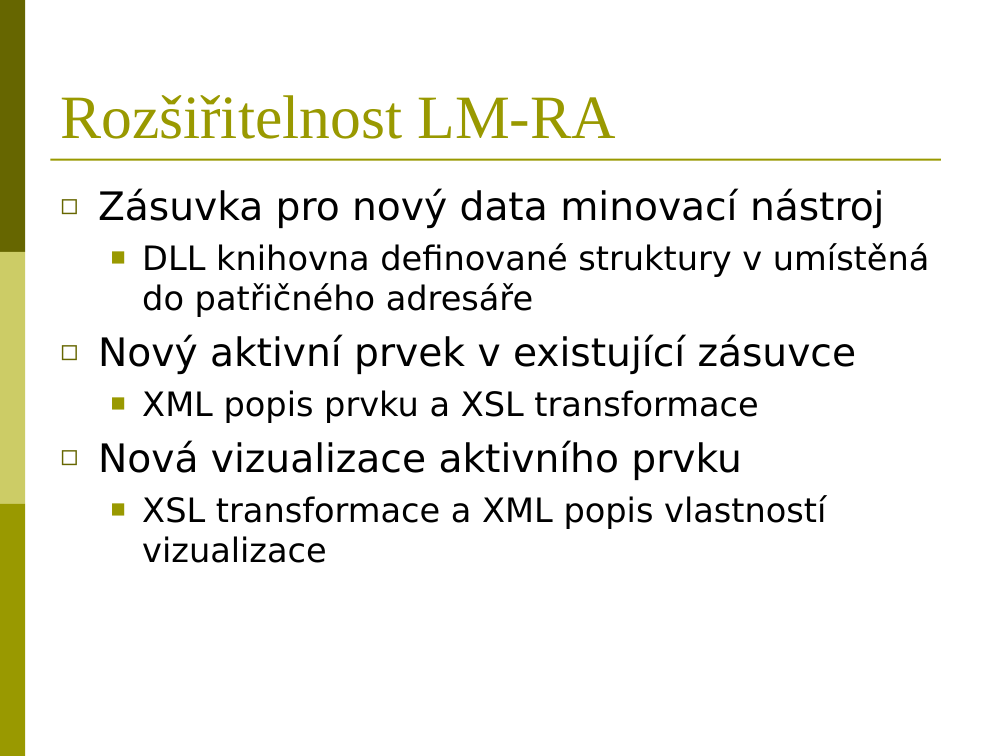
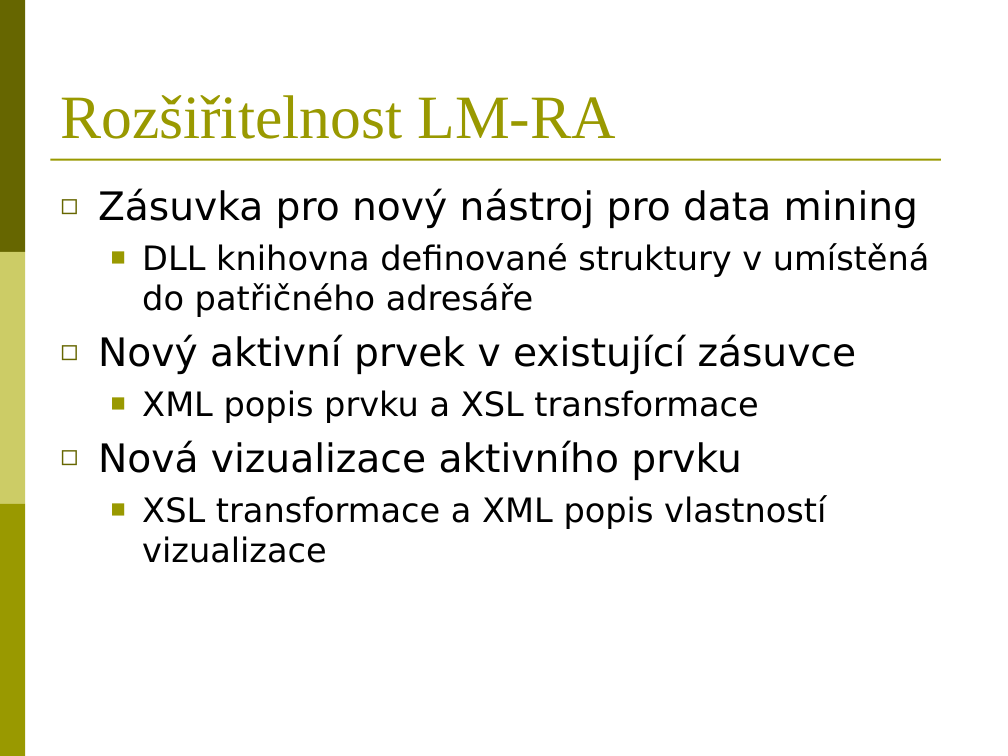
Before and after one commit to BackupTheBerlios/reportasistent-svn, a slide deck: slide 6 of trunk/Dokumenty/LM-Report Asistent.ppt. Drawn at 1008x756 pixels with LibreOffice and Linux fonts; fonts in the diff are those of the drawing. Boxes give left, top, right and bottom in pixels: in the first picture for what was removed or moved away, otherwise in the second. Text is boxed around its words. In the diff, an @@ line names an element or a change of style, - is before the commit and + after.

```diff
--- a/trunk/Dokumenty/LM-Report Asistent.ppt
+++ b/trunk/Dokumenty/LM-Report Asistent.ppt
@@ text at <box>98,188,918,228</box>: text changed @@
-◻ Zásuvka pro nový data minovací nástroj
+◻ Zásuvka pro nový nástroj pro data mining
```
Also in this commit, not shown: 2 other slides changed.
